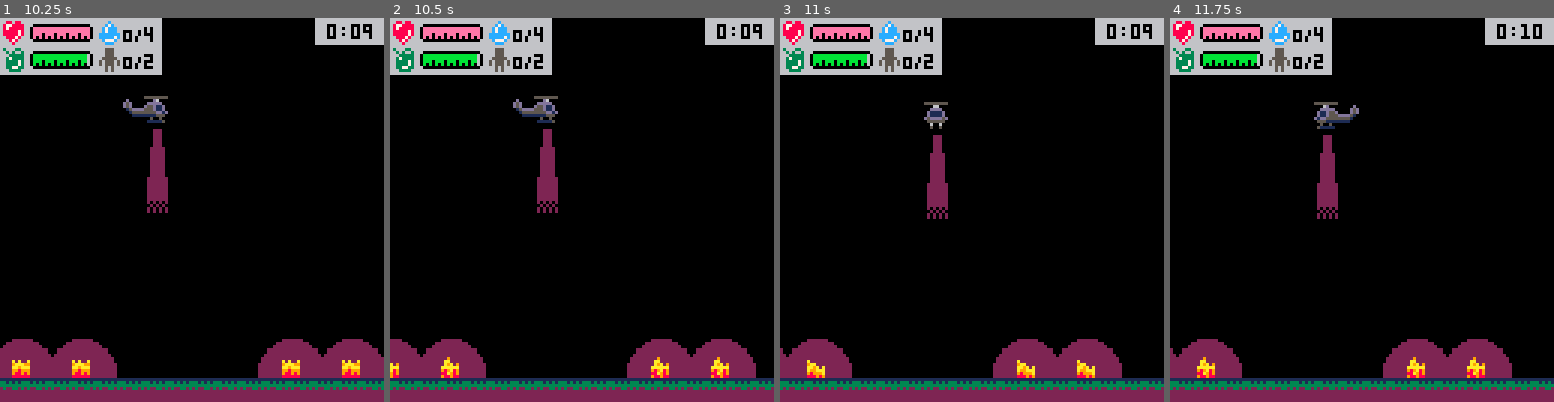
Above: before the commit, frames 1-4 (left to right).
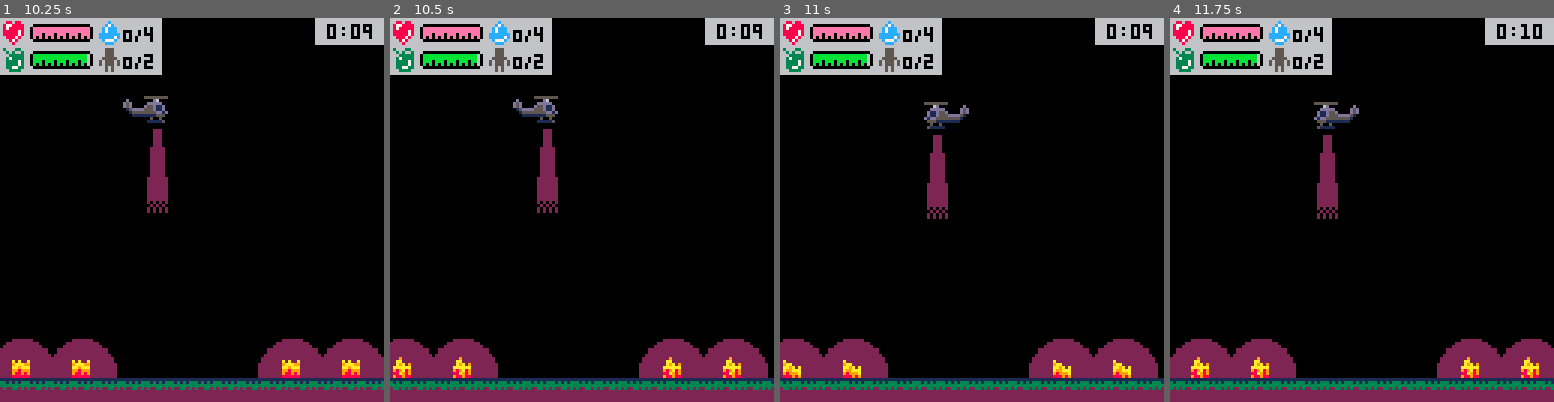
Above: after the commit, the same moments.

Repository: NinetiesPaul/PicoRescue
Game: PICO-8 cartridge picorescue.p8
The game is run twice, just before and just after one commit, with the same random seed, the same clock (stepped at 60 frames per second) and the same inputs.
Inputs:
- Up to frame 1 (10.25 s): tap X (X key) at 0.33, 0.7, 1.43, 2.58, 3.1, 3.62, 4.13, 4.65, 5.17, 5.68, 6.2, 6.72, 7.23, 7.75, 8.27, 8.78, 9.3, 9.82 s; tap O (Z key) at 1.07, 1.8, 2.43, 3.07, 3.7, 4.33, 4.97, 5.6, 6.23, 6.87, 7.5, 8.13, 8.77, 9.4, 10.03 s; hold Right 2.33-3.33 s; hold Right 3.38-4.22 s; hold Up 4.27-4.67 s; hold Right 4.72-5.72 s; hold Down 5.77-6.1 s; hold Left 6.15-6.98 s; hold Right 7.03-8.03 s; hold Right 8.08-8.92 s; hold Up 8.97-9.37 s; hold Right from 9.42 s (still down)
- Up to frame 2 (10.5 s): tap X (X key) at 10.33 s; release Right at 10.42 s; hold Down from 10.47 s (still down)
- Up to frame 3 (11 s): tap O (Z key) at 10.67 s; release Down at 10.8 s; tap X (X key) at 10.85 s; hold Left from 10.85 s (still down)
- Up to frame 4 (11.75 s): tap O (Z key) at 11.3 s; tap X (X key) at 11.37 s; release Left at 11.68 s

Frame 1 is identical in both runs. In frame 2, 3.1% of the frame differs, in the area x 0-99%, y 83-97%; in frame 3, 5.2%, in the area x 0-99%, y 22-97%; in frame 4, 5.0%.

Commit message:
implement blood level icon bar

Diff:
--- a/picorescue.p8
+++ b/picorescue.p8
@@ -43,7 +43,7 @@
 		rx2 = 0,
 		ry2 = 0,
 		finance = 1500,
-		ladder_climb_spd = 0.20, -- 0.3 -- 0.5
+		ladder_climb_spd = 5, -- 0.20, -- 0.3 -- 0.5
 		spotlight_px1 = player_strt_x + 3,
 		spotlight_py1 = player_strt_y + 10,
 		spotlight_px2 = player_strt_x + 7,
@@ -96,7 +96,7 @@
 	difficulties = { "easy" } -- ,  "normal", "hard"
 	civ_spawn =
 	{
-		easy = { 150 }, -- , 250, 345, 460
+		easy = { 70 }, -- 150, 250, 345, 460
 		normal = { 250, 350, 395, 470, 590 },
 		hard = { 290, 390, 580, 620, 680, 750 }
 	}
@@ -549,9 +549,11 @@
 			total_blood_loss_level += wound.blood_loss_level
 		end
 
-		print("tt "..total_blood_loss_level, 64, 10, 7)
-
-
+		print("tt "..total_blood_loss_level .."," .. flr(total_blood_loss_level), 64, 10, 7)
+
+		rect(12, 28, 18, 108, 2)
+		rectfill(13, 21 + (11-flr(current_wounds.blood_level)) * 8, 17, 107, 8)
+		pal(12, 8) spr(048, 11, 111) pal()
 
 		if (current_wounds.wearing_clothing and current_wounds.wound_type == "arms") sspr(0, 96, 10, 16, 24, 62, 20, 32, flip_x)
 		if (current_wounds.wearing_clothing and current_wounds.wound_type == "legs") sspr(17, 58, 16, 55, 22, 12, 32, 110, flip_x)
